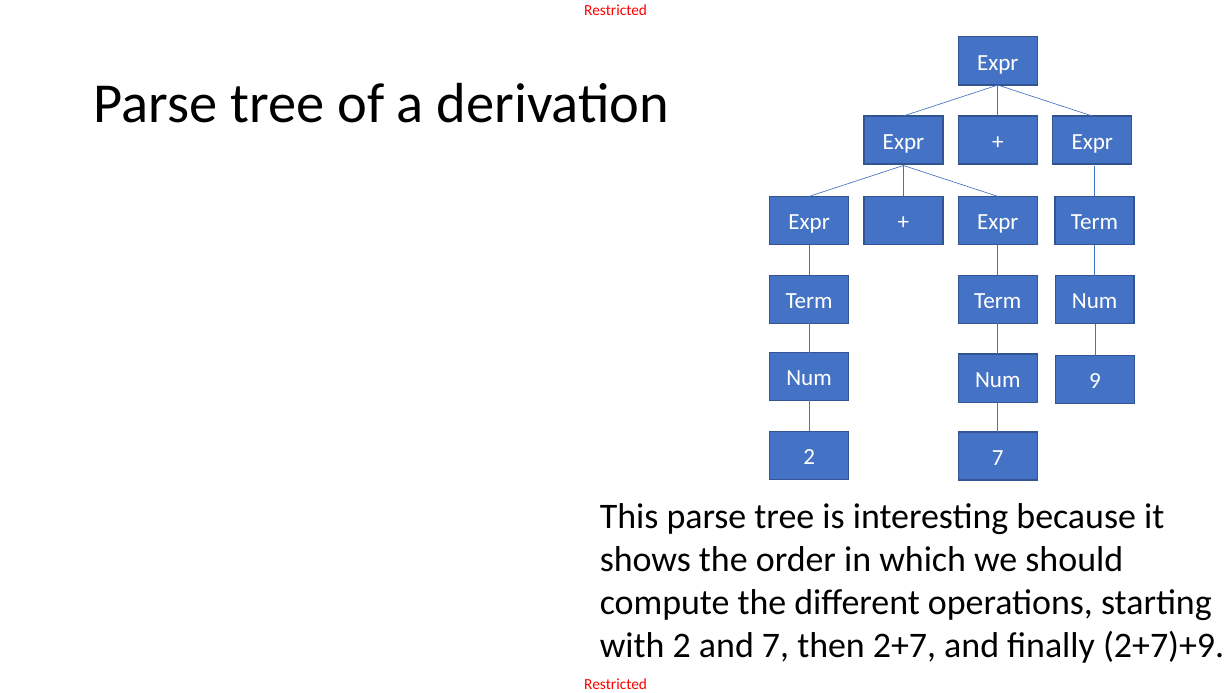
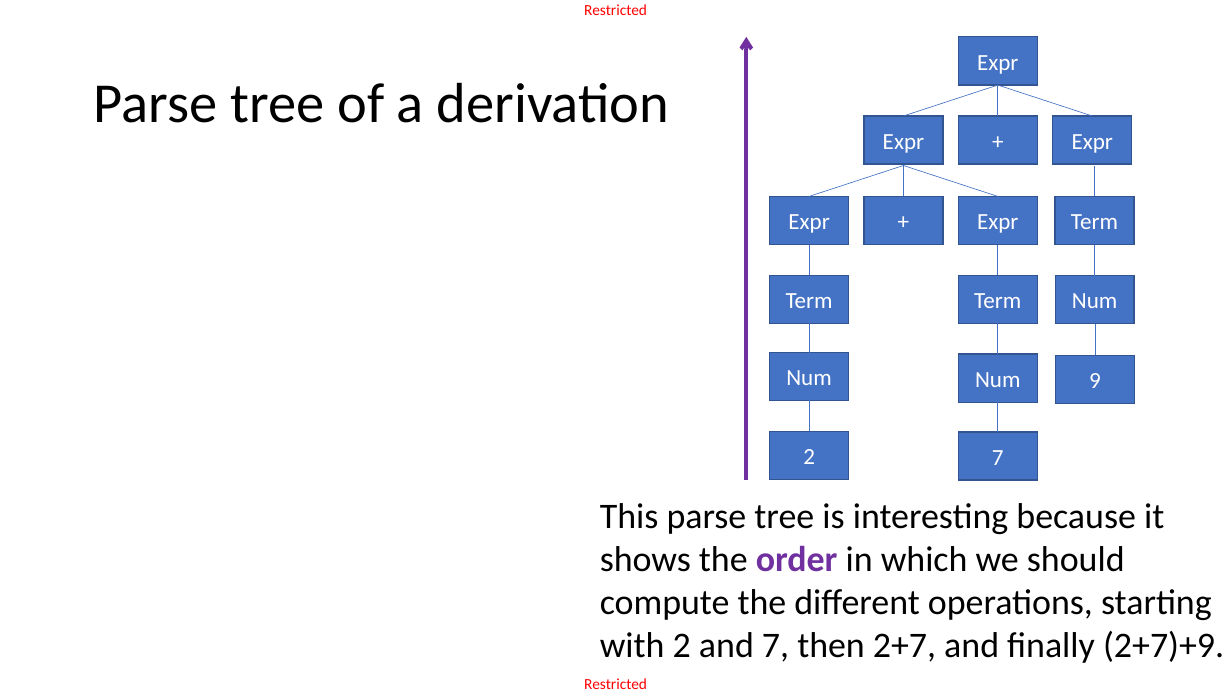
Before and after one commit to matthieudemari/SUTD_PLC_50_051, a slide deck: slide 40 of W10/W10S2/W10S2.pptx. Drawn at 1232x693 pixels with LibreOffice and Linux fonts; fonts in the diff are those of the drawing; grey boxes stand for pictures. Boxes give left, top, right and bottom in pixels: in the first picture for what was removed or moved away, otherwise in the second. Text is boxed around its words. In the diff, an @@ line names an element or a change of style, - is before the commit and + after.

```diff
--- a/W10/W10S2/W10S2.pptx
+++ b/W10/W10S2/W10S2.pptx
@@ arrow added from (747, 480) to (747, 37), #7030A0 3 pt @@
@@ text "This parse tree is interesting ..." at [600, 503, 1224, 663]: text colour #000000 to #7030A0, bold on in "order" @@
```
Also in this commit, not shown: 1 other slide changed, 2 other files.
